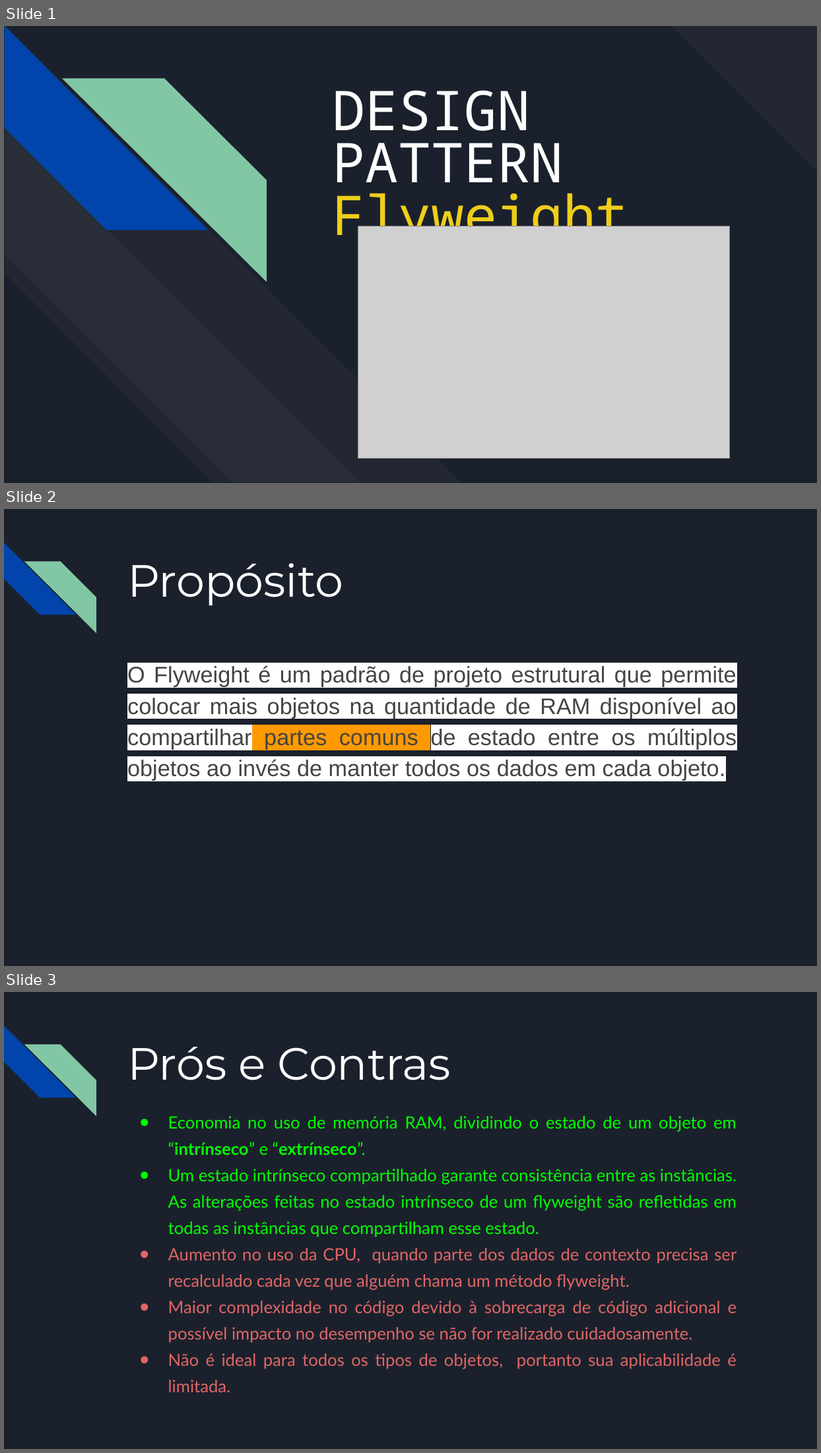
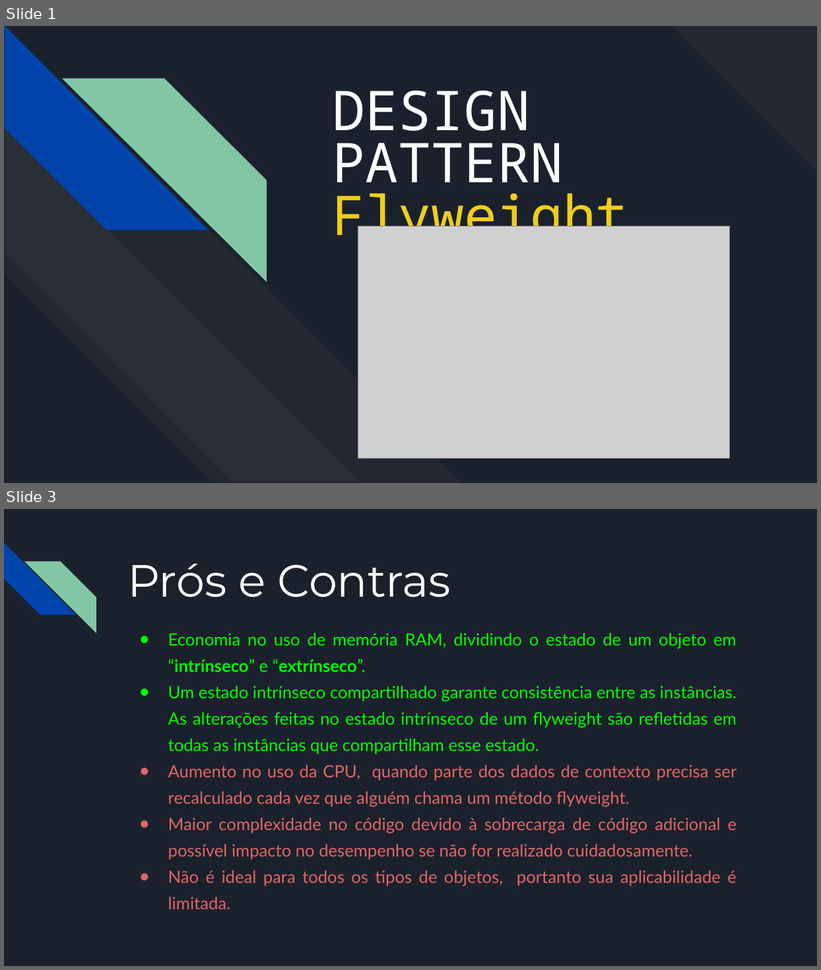
Before and after one commit to gsatilio/Exemplo_Flyweight, a slide deck: Exemplo_Flyweight/Apresentacao/DESIGN PATTERN Flyweight.pptx. Shown one above the other, each under a label of ours: slides 1, 2 and 3 before the commit, slides 1 and 3 after it; the slides between them are not shown. The pictures are 821x1453 and 821x970 pixels, drawn with LibreOffice and Linux fonts; fonts in the diff are those of the drawing; grey boxes stand for pictures. Boxes give left, top, right and bottom in pixels: in the first picture for what was removed or moved away, otherwise in the second. Text is boxed around its words. In the diff, an @@ line names an element or a change of style, - is before the commit and + after.

```diff
--- a/Exemplo_Flyweight/Apresentacao/DESIGN PATTERN Flyweight.pptx
+++ b/Exemplo_Flyweight/Apresentacao/DESIGN PATTERN Flyweight.pptx
@@ slide 2 removed at <box>4,509,817,966</box>, background #1B212C; not listed: 2 template elements that a slide beside it also shows @@
@@ title removed at <box>127,563,343,606</box> @@
-Propósito
@@ text removed at <box>127,666,737,781</box> @@
-O Flyweight é um padrão de projeto estrutural que permite colocar mais objetos na quantidade de RAM disponível ao compartilhar partes comuns de estado entre os múltiplos objetos ao invés de manter todos os dados em cada objeto.
```
Also in this commit, not shown: 5 slides added, 1 other slide removed, 4 other files.
